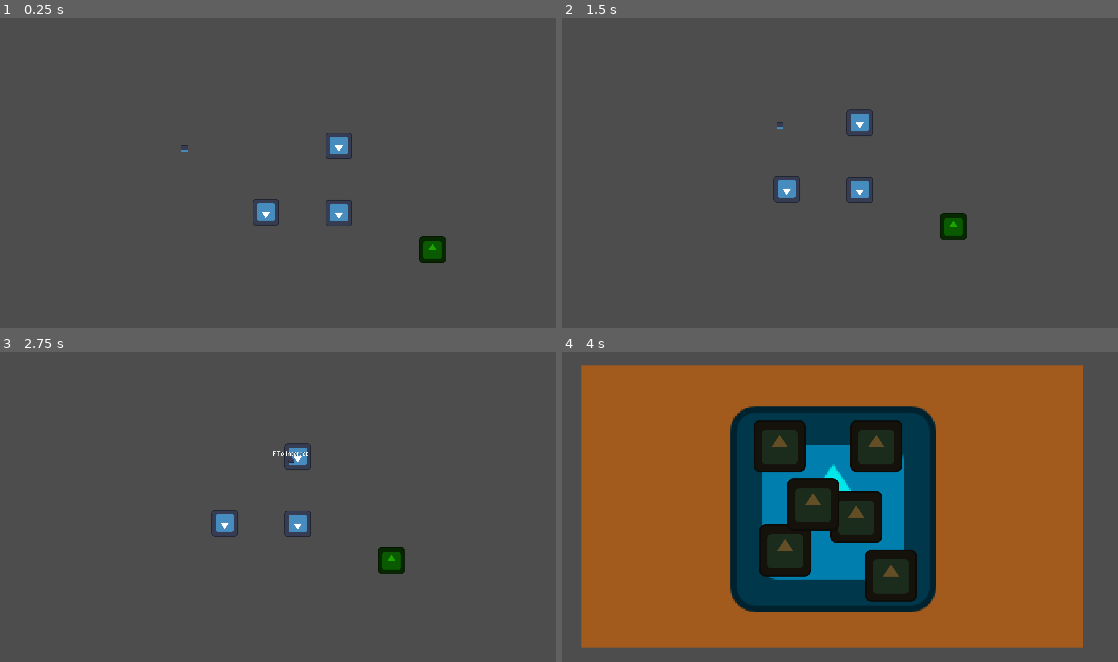
Above: before the commit, frames 1-4 (two rows, left to right).
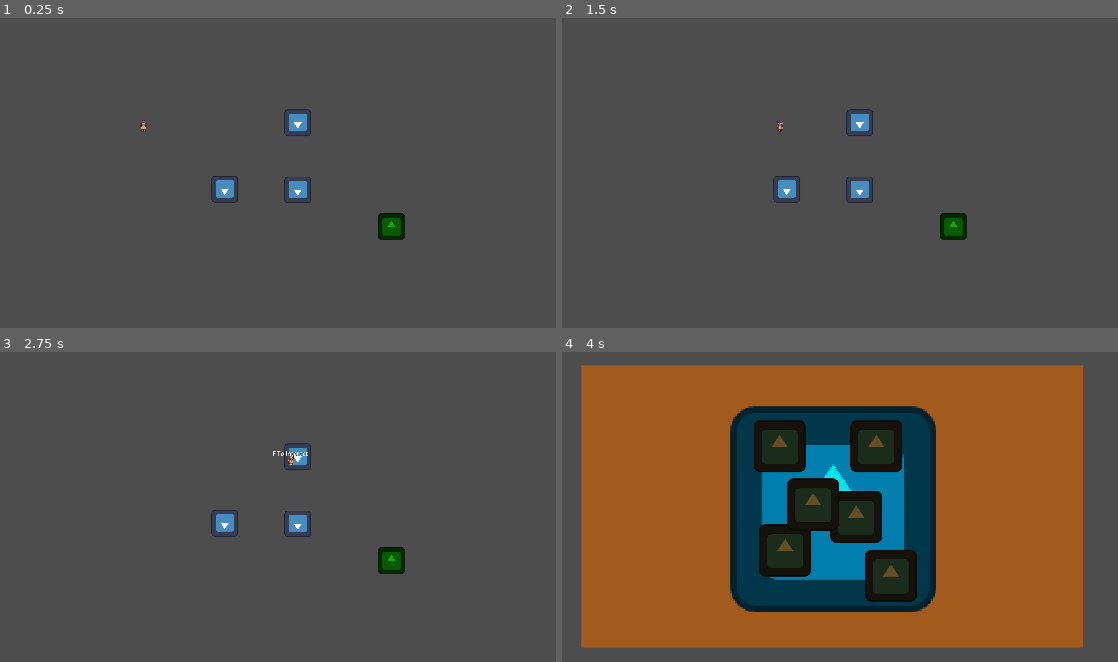
Above: after the commit, the same moments.

Repository: Mr-Wilhelm/MonkeyJam2025-I-Want-To-Live
Game: Godot game, scene res://Scenes/MainScene.tscn
The game is run twice, just before and just after one commit, with the same random seed, the same clock (stepped at 60 frames per second) and the same inputs. The engine's default icon, where the game draws it, is replaced by a stand-in: a white triangle on a blue panel in a dark square.
Inputs (mouse positions are in pixels of both pictures, inside the frame that each line leads up to):
- Up to frame 1 (0.25 s): no input
- Up to frame 2 (1.5 s): move the mouse to (1006, 151) at 0.52 s; hold D (MoveRight) 0.53-1.25 s; hold F (Interact) 0.53-1.25 s; click (1006, 151) at 0.67 s; drag from (673, 194) to (778, 126) at 1.27 s
- Up to frame 3 (2.75 s): tap Enter at 2 s; move the mouse to (350, 407) at 2.02 s; hold D (MoveRight) from 2.03 s (still down); hold F (Interact) from 2.03 s (still down)
- Up to frame 4 (4 s): release D (MoveRight) at 2.75 s; release F (Interact) at 2.75 s; tap Space at 2.75 s; drag from (789, 596) to (862, 457) at 2.77 s; move the mouse to (1073, 575) at 3.52 s; hold A (MoveLeft) from 3.53 s (still down); hold F (Interact) from 3.53 s (still down)

The runs differ from the first frame. In frame 1, 2.3% of the frame differs, in the area x 25-81%, y 29-80%; in frame 2, less than 0.1%; in frame 3, less than 0.1%; in frame 4, nothing differs.

Commit message:
player sprite added

Diff:
--- a/Prefabs/Player.tscn
+++ b/Prefabs/Player.tscn
@@ -1,243 +1,153 @@
-[gd_scene load_steps=38 format=3 uid="uid://bj4fohgs16e3d"]
+[gd_scene load_steps=23 format=3 uid="uid://bj4fohgs16e3d"]
 
 [ext_resource type="Script" path="res://Scripts/PlayerMovement.gd" id="1_8j247"]
-[ext_resource type="Texture2D" uid="uid://cego7vhynmun7" path="res://Art/Placeholder/icon.svg" id="1_tww3r"]
+[ext_resource type="Texture2D" uid="uid://cpxydbobbaqoa" path="res://Art/SpriteSheets/IWTL player.png" id="2_fi7mh"]
 [ext_resource type="PackedScene" uid="uid://luakvux3ro21" path="res://Prefabs/InteractionMechanic/InteractLogic.tscn" id="3_eyaou"]
 
-[sub_resource type="AtlasTexture" id="AtlasTexture_cc8dg"]
-atlas = ExtResource("1_tww3r")
-region = Rect2(0, 0, 32, 32)
+[sub_resource type="AtlasTexture" id="AtlasTexture_mlfui"]
+atlas = ExtResource("2_fi7mh")
+region = Rect2(0, 0, 16, 32)
 
-[sub_resource type="AtlasTexture" id="AtlasTexture_c6hcj"]
-atlas = ExtResource("1_tww3r")
-region = Rect2(32, 0, 32, 32)
+[sub_resource type="AtlasTexture" id="AtlasTexture_w75vx"]
+atlas = ExtResource("2_fi7mh")
+region = Rect2(16, 0, 16, 32)
 
-[sub_resource type="AtlasTexture" id="AtlasTexture_rhm88"]
-atlas = ExtResource("1_tww3r")
-region = Rect2(64, 0, 32, 32)
+[sub_resource type="AtlasTexture" id="AtlasTexture_axah1"]
+atlas = ExtResource("2_fi7mh")
+region = Rect2(32, 0, 16, 32)
 
-[sub_resource type="AtlasTexture" id="AtlasTexture_ennk0"]
-atlas = ExtResource("1_tww3r")
-region = Rect2(96, 0, 32, 32)
+[sub_resource type="AtlasTexture" id="AtlasTexture_63rjb"]
+atlas = ExtResource("2_fi7mh")
+region = Rect2(16, 0, 16, 32)
 
-[sub_resource type="AtlasTexture" id="AtlasTexture_6gqah"]
-atlas = ExtResource("1_tww3r")
-region = Rect2(0, 32, 32, 32)
+[sub_resource type="AtlasTexture" id="AtlasTexture_mpn4g"]
+atlas = ExtResource("2_fi7mh")
+region = Rect2(0, 64, 16, 32)
 
-[sub_resource type="AtlasTexture" id="AtlasTexture_1r6ju"]
-atlas = ExtResource("1_tww3r")
-region = Rect2(32, 32, 32, 32)
+[sub_resource type="AtlasTexture" id="AtlasTexture_urrqw"]
+atlas = ExtResource("2_fi7mh")
+region = Rect2(16, 64, 16, 32)
 
-[sub_resource type="AtlasTexture" id="AtlasTexture_hp0lf"]
-atlas = ExtResource("1_tww3r")
-region = Rect2(64, 32, 32, 32)
+[sub_resource type="AtlasTexture" id="AtlasTexture_wtieh"]
+atlas = ExtResource("2_fi7mh")
+region = Rect2(32, 64, 16, 32)
 
-[sub_resource type="AtlasTexture" id="AtlasTexture_0m4eh"]
-atlas = ExtResource("1_tww3r")
-region = Rect2(96, 32, 32, 32)
+[sub_resource type="AtlasTexture" id="AtlasTexture_ol0q0"]
+atlas = ExtResource("2_fi7mh")
+region = Rect2(16, 64, 16, 32)
 
-[sub_resource type="AtlasTexture" id="AtlasTexture_0eom2"]
-atlas = ExtResource("1_tww3r")
-region = Rect2(0, 64, 32, 32)
+[sub_resource type="AtlasTexture" id="AtlasTexture_yg1k6"]
+atlas = ExtResource("2_fi7mh")
+region = Rect2(0, 96, 16, 32)
 
-[sub_resource type="AtlasTexture" id="AtlasTexture_tgffe"]
-atlas = ExtResource("1_tww3r")
-region = Rect2(32, 64, 32, 32)
+[sub_resource type="AtlasTexture" id="AtlasTexture_wxvhi"]
+atlas = ExtResource("2_fi7mh")
+region = Rect2(16, 96, 16, 32)
 
-[sub_resource type="AtlasTexture" id="AtlasTexture_1e8og"]
-atlas = ExtResource("1_tww3r")
-region = Rect2(64, 64, 32, 32)
+[sub_resource type="AtlasTexture" id="AtlasTexture_kjp3c"]
+atlas = ExtResource("2_fi7mh")
+region = Rect2(32, 96, 16, 32)
 
-[sub_resource type="AtlasTexture" id="AtlasTexture_2lwfd"]
-atlas = ExtResource("1_tww3r")
-region = Rect2(96, 64, 32, 32)
+[sub_resource type="AtlasTexture" id="AtlasTexture_f8hys"]
+atlas = ExtResource("2_fi7mh")
+region = Rect2(16, 96, 16, 32)
 
-[sub_resource type="AtlasTexture" id="AtlasTexture_5nebw"]
-atlas = ExtResource("1_tww3r")
-region = Rect2(0, 96, 32, 32)
+[sub_resource type="AtlasTexture" id="AtlasTexture_8fbow"]
+atlas = ExtResource("2_fi7mh")
+region = Rect2(0, 32, 16, 32)
 
-[sub_resource type="AtlasTexture" id="AtlasTexture_bkirr"]
-atlas = ExtResource("1_tww3r")
-region = Rect2(32, 96, 32, 32)
+[sub_resource type="AtlasTexture" id="AtlasTexture_qx4lr"]
+atlas = ExtResource("2_fi7mh")
+region = Rect2(16, 32, 16, 32)
 
-[sub_resource type="AtlasTexture" id="AtlasTexture_g7140"]
-atlas = ExtResource("1_tww3r")
-region = Rect2(64, 96, 32, 32)
+[sub_resource type="AtlasTexture" id="AtlasTexture_xqd48"]
+atlas = ExtResource("2_fi7mh")
+region = Rect2(32, 32, 16, 32)
 
-[sub_resource type="AtlasTexture" id="AtlasTexture_swo2o"]
-atlas = ExtResource("1_tww3r")
-region = Rect2(96, 96, 32, 32)
+[sub_resource type="AtlasTexture" id="AtlasTexture_sv8x2"]
+atlas = ExtResource("2_fi7mh")
+region = Rect2(16, 32, 16, 32)
 
-[sub_resource type="AtlasTexture" id="AtlasTexture_q7sjx"]
-atlas = ExtResource("1_tww3r")
-region = Rect2(0, 0, 32, 32)
-
-[sub_resource type="AtlasTexture" id="AtlasTexture_qqrvq"]
-atlas = ExtResource("1_tww3r")
-region = Rect2(0, 32, 32, 32)
-
-[sub_resource type="AtlasTexture" id="AtlasTexture_an1yj"]
-atlas = ExtResource("1_tww3r")
-region = Rect2(0, 64, 32, 32)
-
-[sub_resource type="AtlasTexture" id="AtlasTexture_t3u76"]
-atlas = ExtResource("1_tww3r")
-region = Rect2(0, 96, 32, 32)
-
-[sub_resource type="AtlasTexture" id="AtlasTexture_8jk32"]
-atlas = ExtResource("1_tww3r")
-region = Rect2(32, 0, 32, 32)
-
-[sub_resource type="AtlasTexture" id="AtlasTexture_otb6n"]
-atlas = ExtResource("1_tww3r")
-region = Rect2(32, 32, 32, 32)
-
-[sub_resource type="AtlasTexture" id="AtlasTexture_5ii2s"]
-atlas = ExtResource("1_tww3r")
-region = Rect2(32, 64, 32, 32)
-
-[sub_resource type="AtlasTexture" id="AtlasTexture_fa82c"]
-atlas = ExtResource("1_tww3r")
-region = Rect2(32, 96, 32, 32)
-
-[sub_resource type="AtlasTexture" id="AtlasTexture_7g1us"]
-atlas = ExtResource("1_tww3r")
-region = Rect2(64, 0, 32, 32)
-
-[sub_resource type="AtlasTexture" id="AtlasTexture_aq0xf"]
-atlas = ExtResource("1_tww3r")
-region = Rect2(64, 32, 32, 32)
-
-[sub_resource type="AtlasTexture" id="AtlasTexture_lksgw"]
-atlas = ExtResource("1_tww3r")
-region = Rect2(64, 64, 32, 32)
-
-[sub_resource type="AtlasTexture" id="AtlasTexture_s3y3n"]
-atlas = ExtResource("1_tww3r")
-region = Rect2(64, 96, 32, 32)
-
-[sub_resource type="AtlasTexture" id="AtlasTexture_jv3ra"]
-atlas = ExtResource("1_tww3r")
-region = Rect2(96, 0, 32, 32)
-
-[sub_resource type="AtlasTexture" id="AtlasTexture_kxvtk"]
-atlas = ExtResource("1_tww3r")
-region = Rect2(96, 32, 32, 32)
-
-[sub_resource type="AtlasTexture" id="AtlasTexture_ssdes"]
-atlas = ExtResource("1_tww3r")
-region = Rect2(96, 64, 32, 32)
-
-[sub_resource type="AtlasTexture" id="AtlasTexture_5qu50"]
-atlas = ExtResource("1_tww3r")
-region = Rect2(96, 96, 32, 32)
+[sub_resource type="AtlasTexture" id="AtlasTexture_1oxx0"]
+atlas = ExtResource("2_fi7mh")
+region = Rect2(16, 0, 16, 32)
 
 [sub_resource type="SpriteFrames" id="SpriteFrames_1m4uf"]
 animations = [{
 "frames": [{
 "duration": 1.0,
-"texture": SubResource("AtlasTexture_cc8dg")
+"texture": SubResource("AtlasTexture_mlfui")
 }, {
 "duration": 1.0,
-"texture": SubResource("AtlasTexture_c6hcj")
+"texture": SubResource("AtlasTexture_w75vx")
 }, {
 "duration": 1.0,
-"texture": SubResource("AtlasTexture_rhm88")
+"texture": SubResource("AtlasTexture_axah1")
 }, {
 "duration": 1.0,
-"texture": SubResource("AtlasTexture_ennk0")
-}, {
-"duration": 1.0,
-"texture": SubResource("AtlasTexture_6gqah")
-}, {
-"duration": 1.0,
-"texture": SubResource("AtlasTexture_1r6ju")
-}, {
-"duration": 1.0,
-"texture": SubResource("AtlasTexture_hp0lf")
-}, {
-"duration": 1.0,
-"texture": SubResource("AtlasTexture_0m4eh")
-}, {
-"duration": 1.0,
-"texture": SubResource("AtlasTexture_0eom2")
-}, {
-"duration": 1.0,
-"texture": SubResource("AtlasTexture_tgffe")
-}, {
-"duration": 1.0,
-"texture": SubResource("AtlasTexture_1e8og")
-}, {
-"duration": 1.0,
-"texture": SubResource("AtlasTexture_2lwfd")
-}, {
-"duration": 1.0,
-"texture": SubResource("AtlasTexture_5nebw")
-}, {
-"duration": 1.0,
-"texture": SubResource("AtlasTexture_bkirr")
-}, {
-"duration": 1.0,
-"texture": SubResource("AtlasTexture_g7140")
-}, {
-"duration": 1.0,
-"texture": SubResource("AtlasTexture_swo2o")
+"texture": SubResource("AtlasTexture_63rjb")
 }],
 "loop": true,
-"name": &"idle",
+"name": &"WalkDown",
 "speed": 5.0
 }, {
 "frames": [{
 "duration": 1.0,
-"texture": SubResource("AtlasTexture_q7sjx")
+"texture": SubResource("AtlasTexture_mpn4g")
 }, {
 "duration": 1.0,
-"texture": SubResource("AtlasTexture_qqrvq")
+"texture": SubResource("AtlasTexture_urrqw")
 }, {
 "duration": 1.0,
-"texture": SubResource("AtlasTexture_an1yj")
+"texture": SubResource("AtlasTexture_wtieh")
 }, {
 "duration": 1.0,
-"texture": SubResource("AtlasTexture_t3u76")
+"texture": SubResource("AtlasTexture_ol0q0")
+}],
+"loop": true,
+"name": &"WalkLeft",
+"speed": 5.0
+}, {
+"frames": [{
+"duration": 1.0,
+"texture": SubResource("AtlasTexture_yg1k6")
 }, {
 "duration": 1.0,
-"texture": SubResource("AtlasTexture_8jk32")
+"texture": SubResource("AtlasTexture_wxvhi")
 }, {
 "duration": 1.0,
-"texture": SubResource("AtlasTexture_otb6n")
+"texture": SubResource("AtlasTexture_kjp3c")
 }, {
 "duration": 1.0,
-"texture": SubResource("AtlasTexture_5ii2s")
+"texture": SubResource("AtlasTexture_f8hys")
+}],
+"loop": true,
+"name": &"WalkRight",
+"speed": 5.0
+}, {
+"frames": [{
+"duration": 1.0,
+"texture": SubResource("AtlasTexture_8fbow")
 }, {
 "duration": 1.0,
-"texture": SubResource("AtlasTexture_fa82c")
+"texture": SubResource("AtlasTexture_qx4lr")
 }, {
 "duration": 1.0,
-"texture": SubResource("AtlasTexture_7g1us")
+"texture": SubResource("AtlasTexture_xqd48")
 }, {
 "duration": 1.0,
-"texture": SubResource("AtlasTexture_aq0xf")
-}, {
-"duration": 1.0,
-"texture": SubResource("AtlasTexture_lksgw")
-}, {
-"duration": 1.0,
-"texture": SubResource("AtlasTexture_s3y3n")
-}, {
-"duration": 1.0,
-"texture": SubResource("AtlasTexture_jv3ra")
-}, {
-"duration": 1.0,
-"texture": SubResource("AtlasTexture_kxvtk")
-}, {
-"duration": 1.0,
-"texture": SubResource("AtlasTexture_ssdes")
-}, {
-"duration": 1.0,
-"texture": SubResource("AtlasTexture_5qu50")
+"texture": SubResource("AtlasTexture_sv8x2")
 }],
 "loop": true,
-"name": &"walking",
+"name": &"WalkUp",
+"speed": 5.0
+}, {
+"frames": [{
+"duration": 1.0,
+"texture": SubResource("AtlasTexture_1oxx0")
+}],
+"loop": true,
+"name": &"idle",
 "speed": 5.0
 }]
 
@@ -251,8 +161,9 @@
 
 [node name="Sprite" type="AnimatedSprite2D" parent="."]
 unique_name_in_owner = true
+scale = Vector2(2, 2)
 sprite_frames = SubResource("SpriteFrames_1m4uf")
-animation = &"idle"
+animation = &"WalkLeft"
 autoplay = "idle"
 
 [node name="Collider" type="CollisionShape2D" parent="."]
--- a/Scenes/MainScene.tscn
+++ b/Scenes/MainScene.tscn
@@ -92,8 +92,6 @@
 
 [node name="PlayerCam" type="Camera2D" parent="."]
 unique_name_in_owner = true
-position_smoothing_enabled = true
-position_smoothing_speed = 6.0
 script = ExtResource("3_fgo2x")
 
 [node name="InteractPrompt-RibbonCable" parent="." instance=ExtResource("4_u25v3")]
--- a/Scripts/PlayerMovement.gd
+++ b/Scripts/PlayerMovement.gd
@@ -8,12 +8,23 @@
 	moveDir.y = Input.get_axis("MoveUp", "MoveDown")
 	moveDir = moveDir.normalized()
 
-	if moveDir.x > 0: %Sprite.flip_h = false
-	elif moveDir.x < 0: %Sprite.flip_h = true
-
 	if moveDir:
 		velocity = moveDir * moveSpeed
-		if %Sprite.animation != "walking": %Sprite.animation = "walking"
+
+		if abs(moveDir.x) > abs(moveDir.y):
+			if moveDir.x > 0:
+				if %Sprite.animation != "WalkRight":
+					%Sprite.animation = "WalkRight"
+			else:
+				if %Sprite.animation != "WalkLeft":
+					%Sprite.animation = "WalkLeft"
+		else:
+			if moveDir.y > 0:
+				if %Sprite.animation != "WalkDown":
+					%Sprite.animation = "WalkDown"
+			else:
+				if %Sprite.animation != "WalkUp":
+					%Sprite.animation = "WalkUp"
 	else:
 		velocity = velocity.move_toward(Vector2.ZERO, moveSpeed)
 		if %Sprite.animation != "idle": %Sprite.animation = "idle"
--- a/project.godot
+++ b/project.godot
@@ -65,4 +65,4 @@
 
 [rendering]
 
-textures/canvas_textures/default_texture_filter=0
+textures/canvas_textures/default_texture_filter=3
Binary file added: Art/SpriteSheets/IWTL player.png
Not shown, added: Art/SpriteSheets/IWTL player.png.import
